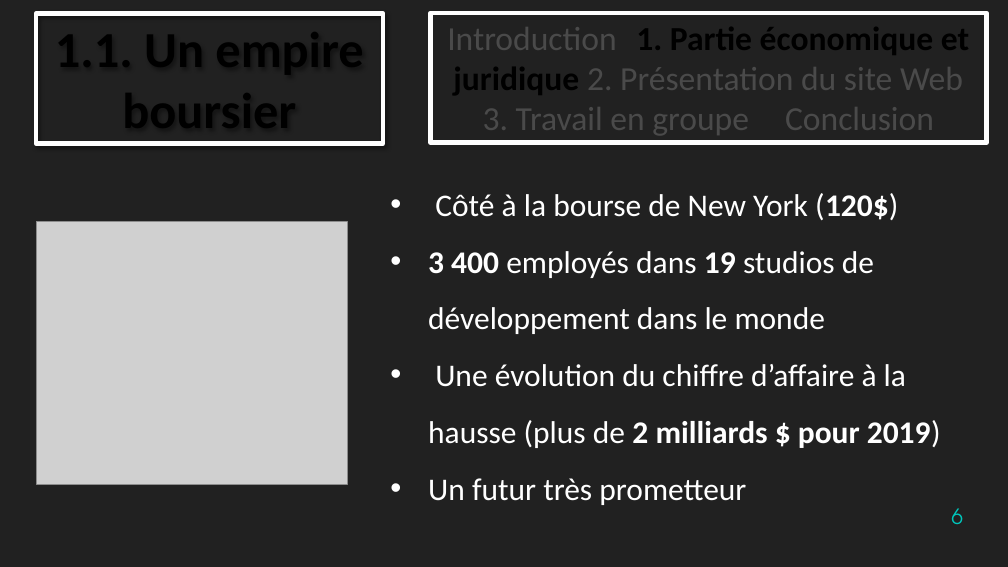
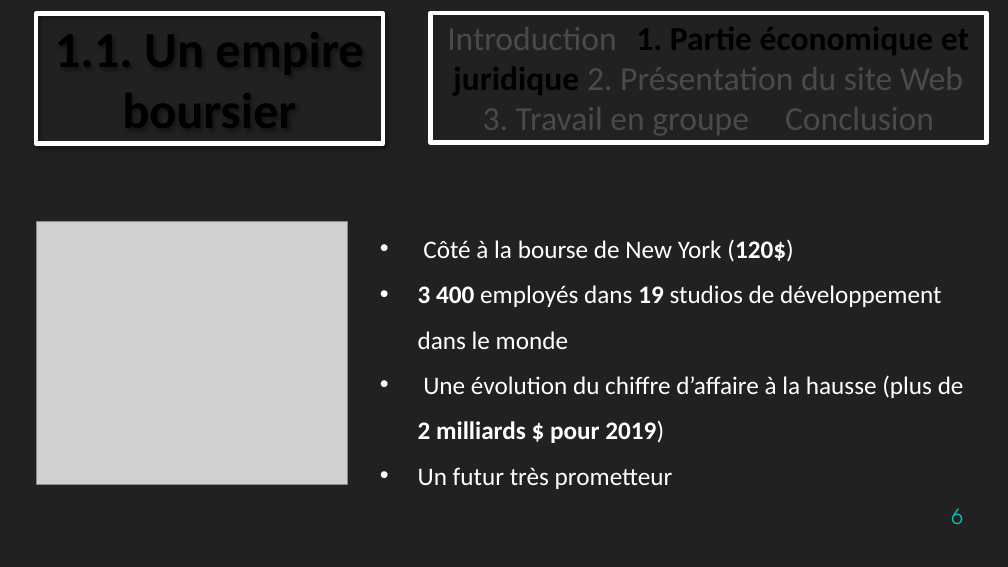
Before and after one commit to TheStaticTurtle/IUT_Website_TTI, a slide deck: slide 6 of Documents/Soutenance.pptx. Drawn at 1008x567 pixels with LibreOffice and Linux fonts; fonts in the diff are those of the drawing; grey boxes stand for pictures; background and template pictures are left out. Boxes give left, top, right and bottom in pixels: in the first picture for what was removed or moved away, otherwise in the second. Text is boxed around its words. In the diff, an @@ line names an element or a change of style, - is before the commit and + after.

```diff
--- a/Documents/Soutenance.pptx
+++ b/Documents/Soutenance.pptx
@@ text "Côté à la bourse de ..." moved from (x1=428, y1=193, x2=941, y2=505) to (x1=418, y1=239, x2=964, y2=489) @@
@@ text "Côté à la bourse de ..." at (x1=418, y1=239, x2=964, y2=489): size 30 to 24 pt @@
```
Also in this commit, not shown: 10 other slides changed, 1 slide added.
